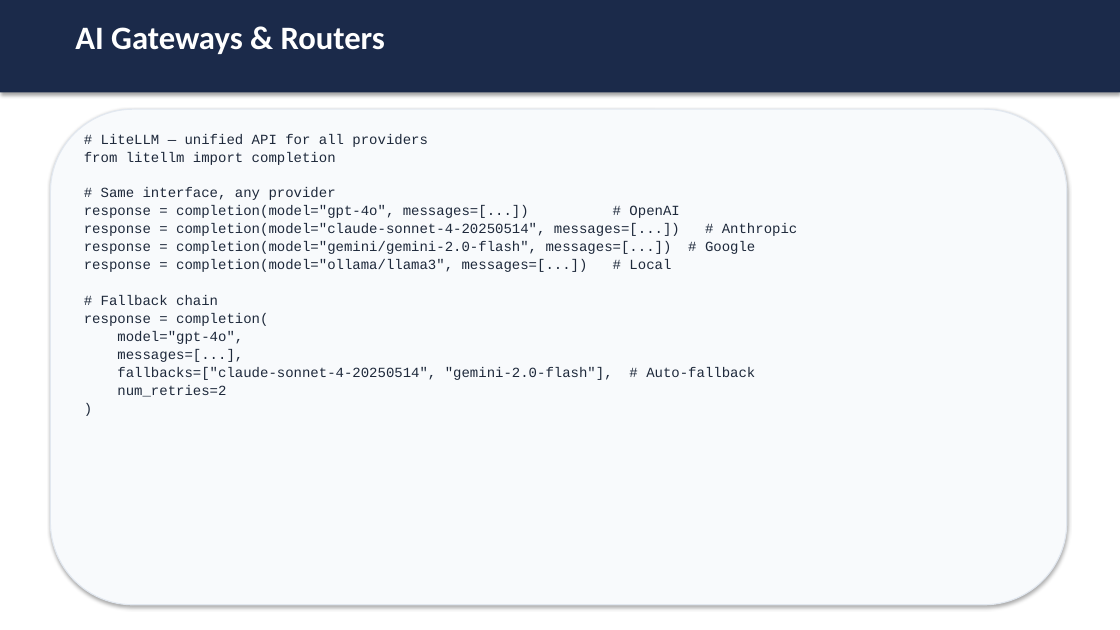
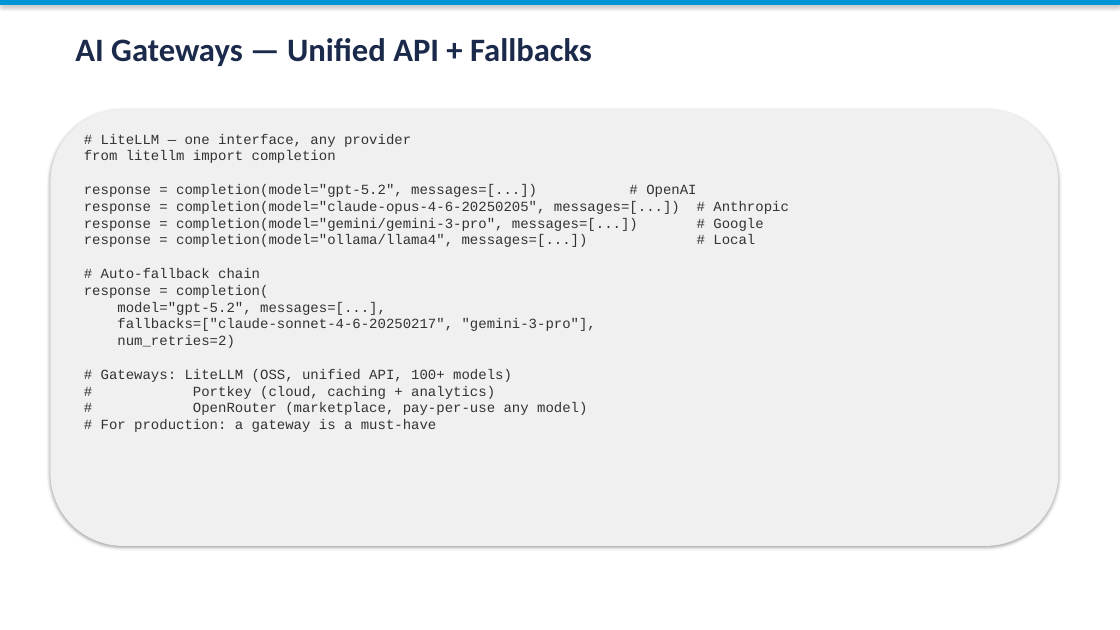
Before and after one commit to toroleapinc/cut-the-crap, a slide deck: slide 6 of developer/session-8/session-8-production-openclaw.pptx (slide 11 before the commit). Drawn at 1120x630 pixels with LibreOffice and Linux fonts; fonts in the diff are those of the drawing. Boxes give left, top, right and bottom in pixels: in the first picture for what was removed or moved away, otherwise in the second. Text is boxed around its words. In the diff, an @@ line names an element or a change of style, - is before the commit and + after.

Commit message:
Rebuild all decks: updated to Feb 2026 models (GPT-5.2, Opus 4.6, Gemini 3 Pro), no duplicate/filler slides

```diff
--- a/developer/session-8/session-8-production-openclaw.pptx
+++ b/developer/session-8/session-8-production-openclaw.pptx
@@ rectangle: place and size @@
-rectangle at <box>0,0,1120,92</box>
+rectangle at <box>0,0,1120,5</box>
@@ rectangle at <box>0,0,1120,5</box>: fill #1B2A4A to #0096D6 @@
@@ text at <box>75,38,592,66</box>: text changed; text colour #FFFFFF to #1B2A4A @@
-AI Gateways & Routers
+AI Gateways — Unified API + Fallbacks
@@ rounded rectangle: place and size @@
-rounded rectangle at <box>50,109,1067,605</box>
+rounded rectangle at <box>50,109,1059,546</box>
@@ rounded rectangle at <box>50,109,1059,546</box>: fill #F8FAFC to #F0F0F0; outline #E2E8F0 1 pt to none @@
@@ text at <box>84,134,789,432</box>: text changed; text colour #1E293B to #333333 @@
-# LiteLLM — unified API for all providers
-from litellm import completion
-# Same interface, any provider
-response = completion(model="gpt-4o", messages=[...]) # OpenAI
-response = completion(model="claude-sonnet-4-20250514", messages=[...]) # Anthropic
-response = completion(model="gemini/gemini-2.0-flash", messages=[...]) # Google
-response = completion(model="ollama/llama3", messages=[...]) # Local
-# Fallback chain
-response = completion(
-model="gpt-4o",
-messages=[...],
-fallbacks=["claude-sonnet-4-20250514", "gemini-2.0-flash"], # Auto-fallback
-num_retries=2
-)
+# LiteLLM — one interface, any provider
+from litellm import completion
+response = completion(model="gpt-5.2", messages=[...]) # OpenAI
+response = completion(model="claude-opus-4-6-20250205", messages=[...]) # Anthropic
+response = completion(model="gemini/gemini-3-pro", messages=[...]) # Google
+response = completion(model="ollama/llama4", messages=[...]) # Local
+# Auto-fallback chain
+response = completion(
+model="gpt-5.2", messages=[...],
+fallbacks=["claude-sonnet-4-6-20250217", "gemini-3-pro"],
+num_retries=2)
+# Gateways: LiteLLM (OSS, unified API, 100+ models)
+# Portkey (cloud, caching + analytics)
+# OpenRouter (marketplace, pay-per-use any model)
+# For production: a gateway is a must-have
```
Also in this commit, not shown: 6 other slides changed, 8 slides added, 20 slides removed, 24 other files.
